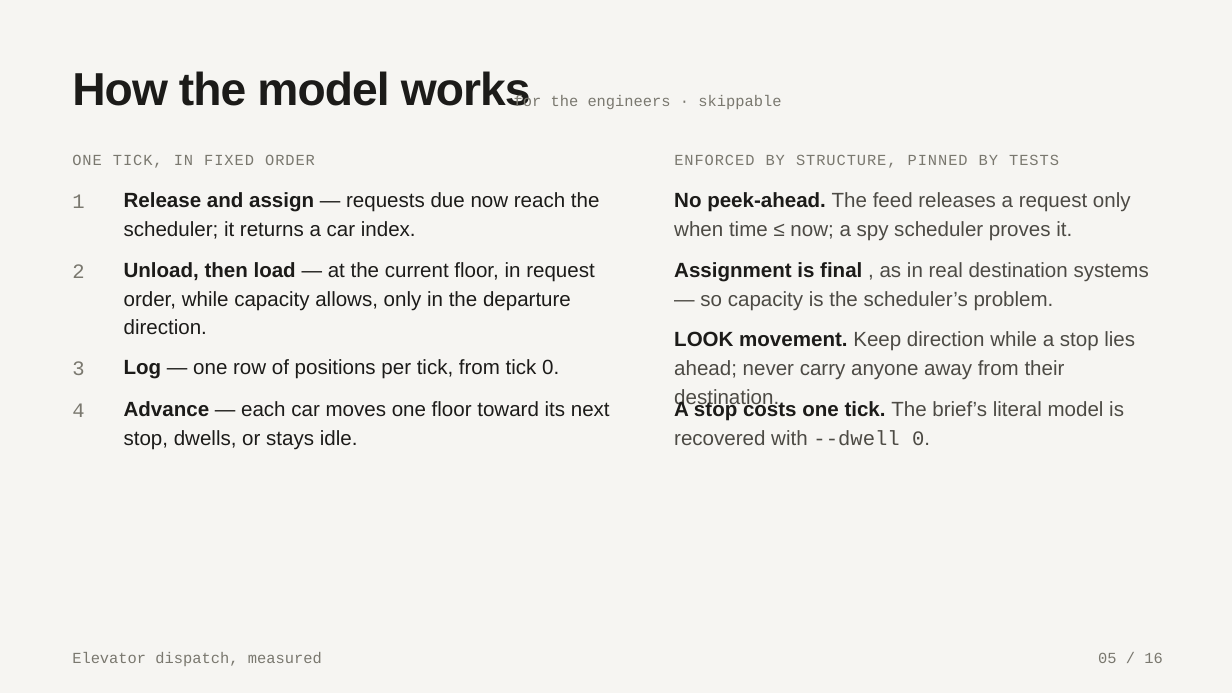
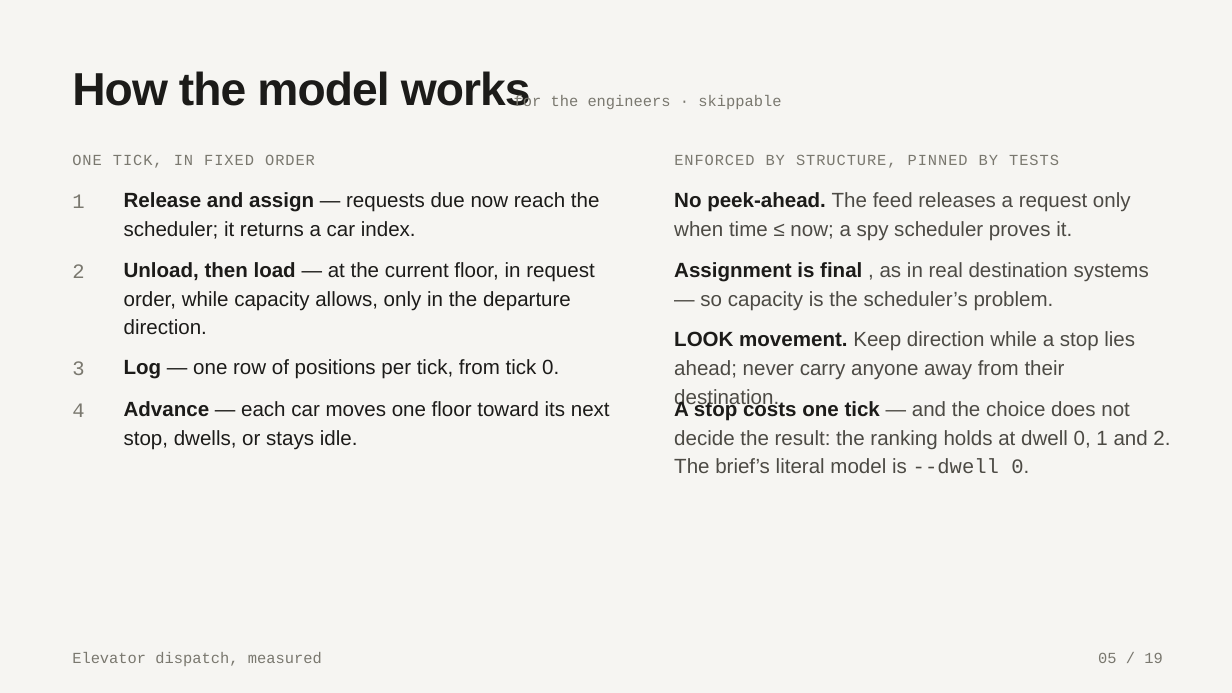
Before and after one commit to samuelgregorovic/elevator-dispatch-sim, a slide deck: slide 5 of docs/presentation/elevator-dispatch.pptx. Drawn at 1232x693 pixels with LibreOffice and Linux fonts; fonts in the diff are those of the drawing. Boxes give left, top, right and bottom in pixels: in the first picture for what was removed or moved away, otherwise in the second. Text is boxed around its words. In the diff, an @@ line names an element or a change of style, - is before the commit and + after.

```diff
--- a/docs/presentation/elevator-dispatch.pptx
+++ b/docs/presentation/elevator-dispatch.pptx
@@ text at (x1=674, y1=400, x2=1170, y2=474): text changed @@
-A stop costs one tick. The brief’s literal model is recovered with --dwell 0.
+A stop costs one tick — and the choice does not decide the result: the ranking holds at dwell 0, 1 and 2. The brief’s literal model is --dwell 0.
@@ text at (x1=1098, y1=653, x2=1162, y2=663): text changed @@
-05 / 16
+05 / 19
```
Also in this commit, not shown: 15 other slides changed, 3 slides added, 2 other files.
